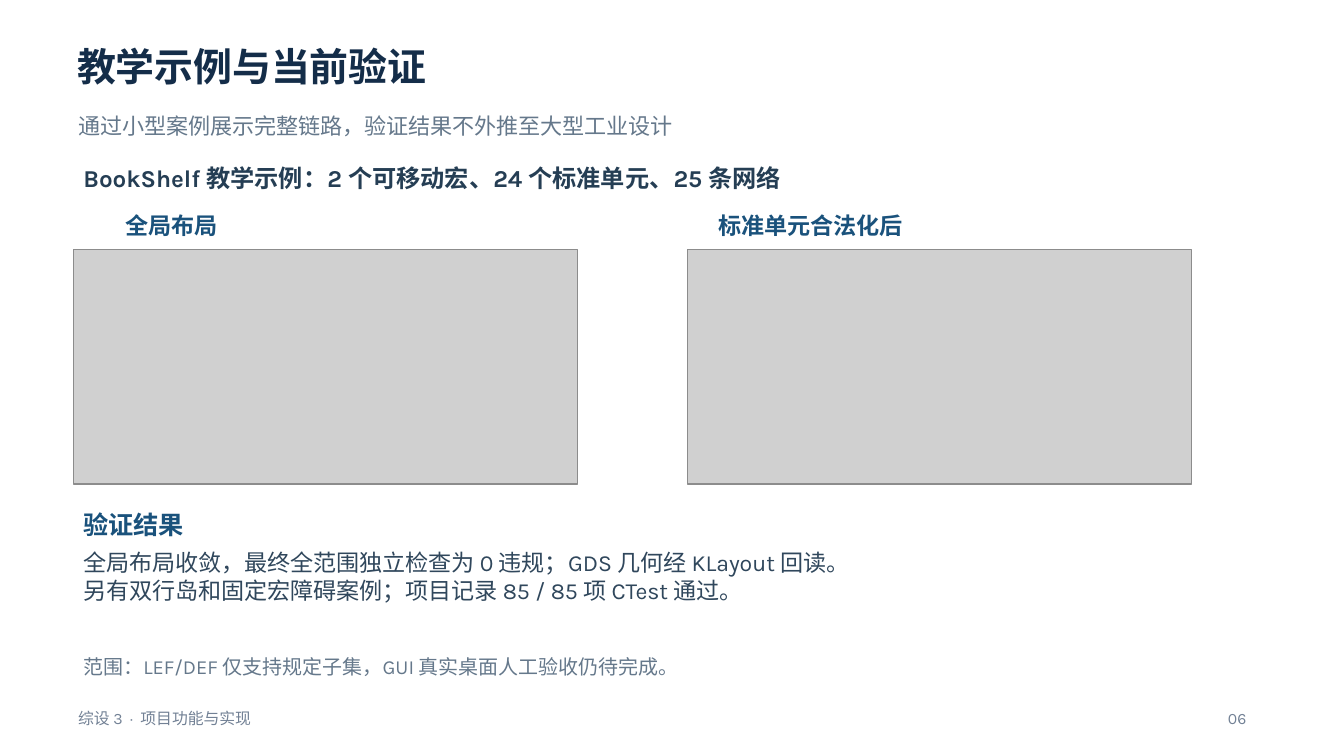
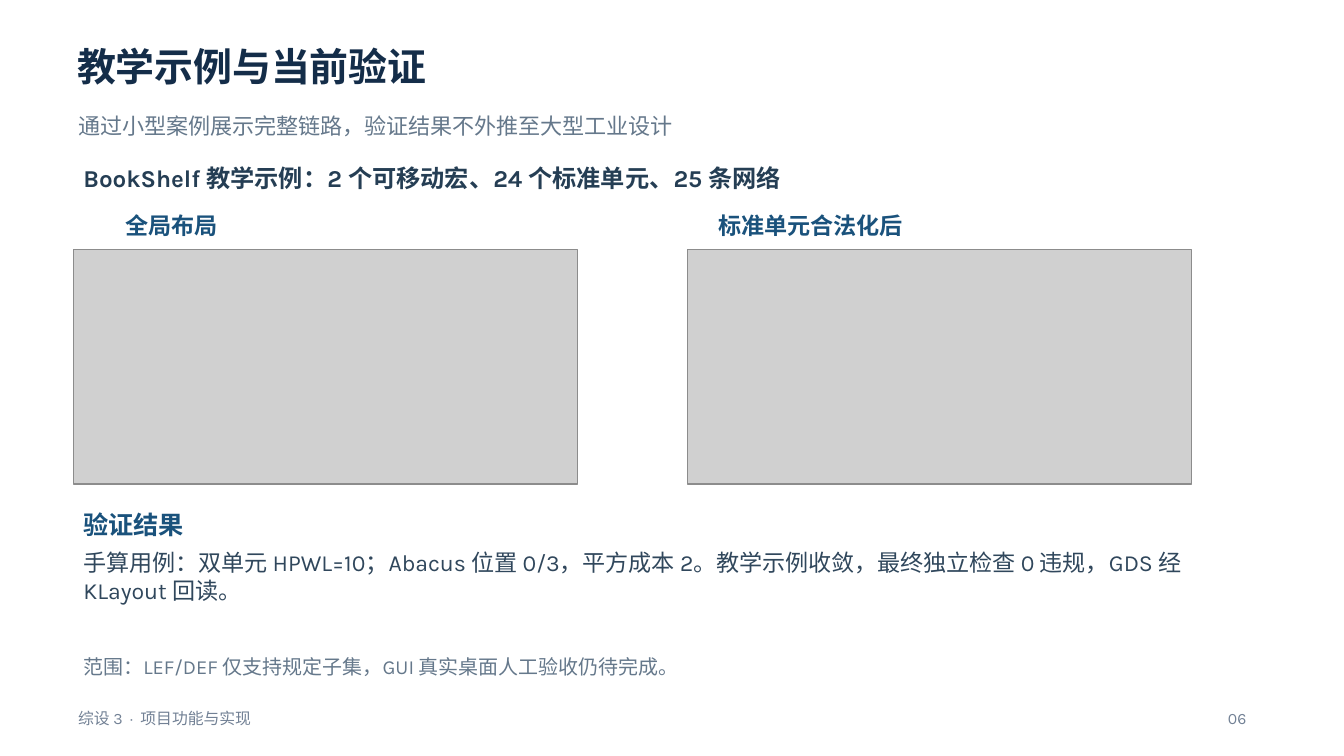
Before and after one commit to kamisato-funeki/ZS-3, a slide deck: slide 6 of docs/综设3-任务5至7汇报.pptx. Drawn at 1344x756 pixels with LibreOffice and Linux fonts; fonts in the diff are those of the drawing; grey boxes stand for pictures. Boxes give left, top, right and bottom in pixels: in the first picture for what was removed or moved away, otherwise in the second. Text is boxed around its words. In the diff, an @@ line names an element or a change of style, - is before the commit and + after.

```diff
--- a/docs/综设3-任务5至7汇报.pptx
+++ b/docs/综设3-任务5至7汇报.pptx
@@ text at (83, 551, 1181, 605): text changed @@
-全局布局收敛，最终全范围独立检查为 0 违规；GDS 几何经 KLayout 回读。
-另有双行岛和固定宏障碍案例；项目记录 85 / 85 项 CTest 通过。
+手算用例：双单元 HPWL=10；Abacus 位置 0/3，平方成本 2。教学示例收敛，最终独立检查 0 违规，GDS 经 KLayout 回读。
```
Also in this commit, not shown: 4 other slides changed, 1 slide added, 14 slides removed.
